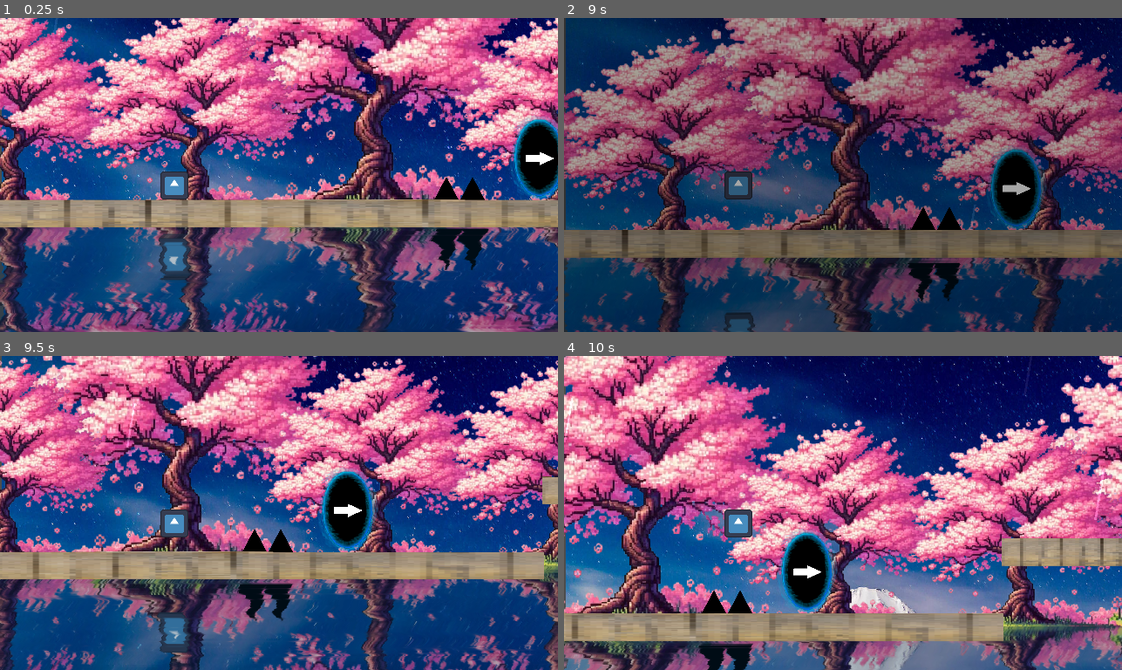
Above: before the commit, frames 1-4 (two rows, left to right).
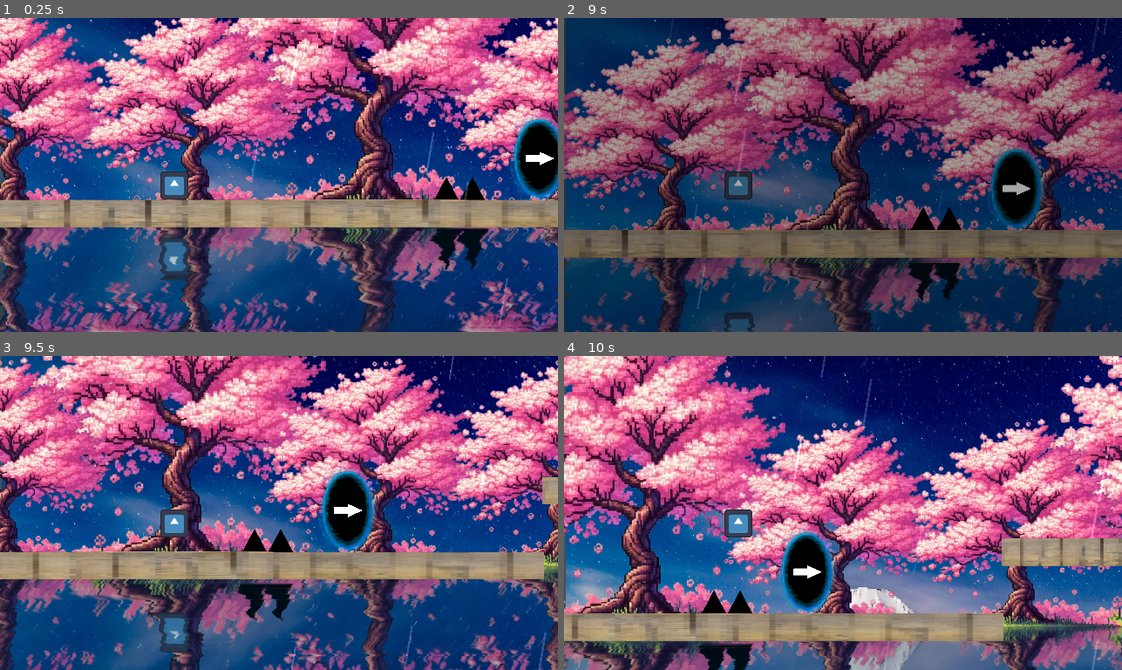
Above: after the commit, the same moments.

Repository: APersonXHe/AP-CompSci-Midyear-Project
Game: Godot game, scene res://scenes/levels/level_3/level_3.tscn
Same seed, same stepped clock (60 frames per second), same inputs: the game is played once before the commit and once after it. This scene is started directly instead of the project's main scene. The engine's default icon, where the game draws it, is replaced by a stand-in: a white triangle on a blue panel in a dark square. Sound files missing from this copy of the repository are replaced by a short silence.
Inputs (mouse positions are in pixels of both pictures, inside the frame that each line leads up to):
- Up to frame 1 (0.25 s): no input
- Up to frame 2 (9 s): tap Enter (ui_accept) at 0.5, 0.77, 1.52 s; move the mouse to (965, 159) at 0.52 s; click (965, 159) at 0.67 s; move the mouse to (731, 190) at 1.27 s; click (731, 190) at 1.42 s; click "Menu" at 2 s; click "PLAY" at 2.75 s; click "babaroque" at 3.5 s; click "dreamland" at 4.25 s; move the mouse to (898, 105) at 5.02 s; click (898, 105) at 5.17 s; click "Menu" at 5.75 s; click "PLAY" at 6.5 s; click "Chaoz Japan" at 7.25 s; click "babaroque" at 8 s; move the mouse to (815, 237) at 8.77 s; click (815, 237) at 8.92 s
- Up to frame 3 (9.5 s): tap Enter (ui_accept) at 9.02 s
- Up to frame 4 (10 s): move the mouse to (1010, 560) at 9.52 s; click (1010, 560) at 9.67 s; tap Enter (ui_accept) at 9.77 s

The runs differ from the first frame. In frame 1, 0.4% of the frame differs, in the area x 32-92%, y 0-98%; in frame 2, 0.2%; in frame 3, 0.3%; in frame 4, 0.4%.

Commit message:
added level_finish.tscn and victory menu

Diff:
--- a/scenes/levels/level_3/level_3.tscn
+++ b/scenes/levels/level_3/level_3.tscn
@@ -16,6 +16,8 @@
 [ext_resource type="PackedScene" uid="uid://bmy2kltdc8yqo" path="res://scenes/world/gravity_down_portal.tscn" id="14_0n4nm"]
 [ext_resource type="PackedScene" uid="uid://bf8kvrau2t2rd" path="res://scenes/world/teleportal.tscn" id="15_f1e0k"]
 [ext_resource type="FontFile" uid="uid://tjda5mp3yehk" path="res://assets/fonts/Silkscreen-Bold.ttf" id="16_m6vmj"]
+[ext_resource type="PackedScene" uid="uid://dyd7exovoebl3" path="res://scenes/world/level_finish.tscn" id="17_v1qhr"]
+[ext_resource type="PackedScene" uid="uid://c883eqefvqjvf" path="res://scenes/world/victory_menu.tscn" id="18_ixt8p"]
 
 [sub_resource type="FastNoiseLite" id="FastNoiseLite_jhe84"]
 frequency = 0.03
@@ -71,7 +73,7 @@
 particle_flag_disable_z = true
 emission_shape_offset = Vector3(200, -200, 0)
 emission_shape = 3
-emission_box_extents = Vector3(5000, 1, 1)
+emission_box_extents = Vector3(10000, 1, 1)
 gravity = Vector3(-500, 3000, 0)
 scale_max = 1.5
 scale_over_velocity_curve = SubResource("CurveXYZTexture_miwfv")
@@ -465,10 +467,10 @@
 
 [node name="GPUParticles2D" type="GPUParticles2D" parent="."]
 material = SubResource("CanvasItemMaterial_gg0gr")
-amount = 500
+amount = 5000
 process_material = SubResource("ParticleProcessMaterial_i6n0b")
 preprocess = 0.5
-visibility_rect = Rect2(-100, -50, 750, 400)
+visibility_rect = Rect2(-100, -50, 10000, 400)
 
 [node name="FLOOR" parent="." instance=ExtResource("9_yrfak")]
 position = Vector2(-81, 180)
@@ -580,6 +582,10 @@
 
 [node name="FLOOR37" parent="." instance=ExtResource("9_yrfak")]
 position = Vector2(7616, 172)
+scale = Vector2(0.3, 1)
+
+[node name="FLOOR38" parent="." instance=ExtResource("9_yrfak")]
+position = Vector2(7752, 172)
 scale = Vector2(0.3, 1)
 
 [node name="FLOOR27" parent="." instance=ExtResource("9_yrfak")]
@@ -662,6 +668,9 @@
 [node name="SlowPortal12" parent="." instance=ExtResource("11_a1xhy")]
 position = Vector2(7440, 144)
 
+[node name="SlowPortal13" parent="." instance=ExtResource("11_a1xhy")]
+position = Vector2(7593, 144)
+
 [node name="SpeedPortal" parent="." instance=ExtResource("11_07xnb")]
 position = Vector2(250, 154)
 
@@ -769,10 +778,10 @@
 linked_portal = NodePath("../Teleportal")
 
 [node name="Label" type="Label" parent="."]
-offset_left = 7574.0
-offset_top = 105.0
-offset_right = 7614.0
-offset_bottom = 128.0
+offset_left = 7712.0
+offset_top = 104.0
+offset_right = 7752.0
+offset_bottom = 127.0
 theme_override_fonts/font = ExtResource("16_m6vmj")
 text = "GG!"
 horizontal_alignment = 1
@@ -786,3 +795,9 @@
 text = "level by
 xinyang
 he"
+
+[node name="LevelFinish" parent="." instance=ExtResource("17_v1qhr")]
+position = Vector2(7840, 134)
+
+[node name="VictoryMenu" parent="." instance=ExtResource("18_ixt8p")]
+visible = false
--- /dev/null
+++ b/scenes/world/level_finish.tscn
@@ -0,0 +1,15 @@
+[gd_scene load_steps=3 format=3 uid="uid://dyd7exovoebl3"]
+
+[ext_resource type="Script" path="res://scripts/world/level_finish.gd" id="1_m2d5a"]
+
+[sub_resource type="RectangleShape2D" id="RectangleShape2D_ueidg"]
+size = Vector2(54, 77)
+
+[node name="LevelFinish" type="Area2D"]
+script = ExtResource("1_m2d5a")
+
+[node name="CollisionShape2D" type="CollisionShape2D" parent="."]
+position = Vector2(17, -3.5)
+shape = SubResource("RectangleShape2D_ueidg")
+
+[connection signal="body_entered" from="." to="." method="_on_body_entered"]
--- /dev/null
+++ b/scenes/world/victory_menu.tscn
@@ -0,0 +1,40 @@
+[gd_scene load_steps=4 format=3 uid="uid://c883eqefvqjvf"]
+
+[ext_resource type="Script" path="res://scripts/world/victory_menu.gd" id="1_bleaj"]
+[ext_resource type="Texture2D" uid="uid://ddlyrcj5dwkcy" path="res://assets/sprites/background/pixelated_music_bg2.png" id="2_2ska5"]
+[ext_resource type="FontFile" uid="uid://bkxjqx6usq3g4" path="res://assets/fonts/Silkscreen-Regular.ttf" id="3_nh2x2"]
+
+[node name="VictoryMenu" type="CanvasLayer"]
+script = ExtResource("1_bleaj")
+
+[node name="TextureRect" type="TextureRect" parent="."]
+offset_left = -13.0
+offset_top = -4.0
+offset_right = 3827.0
+offset_bottom = 2156.0
+scale = Vector2(0.09, 0.09)
+texture = ExtResource("2_2ska5")
+
+[node name="VBoxContainer" type="VBoxContainer" parent="."]
+offset_right = 320.0
+offset_bottom = 180.0
+theme_override_constants/separation = 50
+alignment = 1
+
+[node name="Text" type="Label" parent="VBoxContainer"]
+layout_mode = 2
+theme_override_fonts/font = ExtResource("3_nh2x2")
+text = "CONGRATULATIONS!
+You FINISHED THE LEVEL!"
+horizontal_alignment = 1
+
+[node name="HBoxContainer" type="HBoxContainer" parent="VBoxContainer"]
+layout_mode = 2
+alignment = 1
+
+[node name="Menu" type="Button" parent="VBoxContainer/HBoxContainer"]
+layout_mode = 2
+theme_override_fonts/font = ExtResource("3_nh2x2")
+text = "Menu"
+
+[connection signal="pressed" from="VBoxContainer/HBoxContainer/Menu" to="." method="_on_menu_pressed"]
--- a/scripts/global/GameManager.gd
+++ b/scripts/global/GameManager.gd
@@ -4,5 +4,8 @@
 var player_paused = false
 var current_level = ""
 
+var player_won = false
+
 signal player_death  # signal that will be emitted when the player dies
 signal player_pause # signal that will be emitted when the game is paused
+signal player_victory # signal that will be emitted when a level is complete
--- a/scripts/levels/level_3/level_3.gd
+++ b/scripts/levels/level_3/level_3.gd
@@ -3,6 +3,7 @@
 # Load the block scene
 var block_scene = preload("res://scenes/world/spike.tscn")
 @onready var retry_menu = $RetryPauseMenu
+@onready var victory_menu = $VictoryMenu
 @onready var player = $Player
 
 func _ready():  # this is just placeholder code demonstrating how you can code the creation of multiple blocks, such that you don't have to instance them into parallax every time.
@@ -13,14 +14,10 @@
 	#print($RetryPauseMenu)
 	#print("Retry menu visibility at start:", retry_menu.visible)
 	GameManager.player_death.connect(_on_player_died)  # Listen for death signal
-	retry_menu.visible = false  # Hide retry menu initially
+	GameManager.player_victory.connect(_on_player_victory)
+	retry_menu.visible = false
+	victory_menu.visible = false
 	#print("Retry menu visibility at start after set to false:", retry_menu.visible)
-	"""
-	for i in range(5):  # Create 5 blocks
-		var block = block_scene.instantiate()
-		block.position = Vector2((i+1) * 100, 160)  # Position them with some space between
-		add_child(block)  # Add the block to the scene
-	"""
 
 
 # Called every frame. 'delta' is the elapsed time since the previous frame.
@@ -47,3 +44,7 @@
 	#player.set_speed(0)
 	AudioManager.stop_music()
 	retry_menu.visible = true  # Show retry menu
+
+func _on_player_victory():
+	AudioManager.stop_music()
+	victory_menu.visible = true  # Show victory menu
--- /dev/null
+++ b/scripts/world/level_finish.gd
@@ -0,0 +1,13 @@
+extends Area2D
+
+signal player_victory
+
+func _ready():
+	pass
+
+func _on_body_entered(body):
+	if body.is_in_group("player"):  # Ensure the player is in the "player" group
+		print("Player finished the level!")
+		GameManager.player_victory.emit()  # Emit the victory signal
+		GameManager.player_won = true
+		#get_tree().paused = true
--- /dev/null
+++ b/scripts/world/victory_menu.gd
@@ -0,0 +1,20 @@
+extends CanvasLayer
+
+@onready var text_label = $VBoxContainer/Text
+@onready var menu_button = $VBoxContainer/HBoxContainer/Menu
+
+func _ready() -> void:
+	GameManager.player_won = false
+	GameManager.player_dead = false
+	GameManager.player_paused = false
+
+func _process(delta: float) -> void:
+	if GameManager.player_won:
+		#print("Player won!")
+		AudioManager.play_music("res://assets/audio/DJVI - Cycles_ReducedLength.mp3", true)
+	#print("Player won?")
+
+
+func _on_menu_pressed() -> void:
+	GameManager.current_level = "res://scenes/main_menu/main_menu.tscn"
+	get_tree().change_scene_to_file("res://scenes/main_menu/main_menu.tscn")
Not shown, added: assets/audio/DJVI - Cycles.mp3.import
Not shown, added: assets/audio/DJVI - Cycles_ReducedLength.mp3.import
Not shown: 1 places in scenes/levels/level_3/level_3.tscn that only renumber resources
Not shown, added: assets/audio/DJVI - Cycles.mp3
Not shown, added: assets/audio/DJVI - Cycles_ReducedLength.mp3
